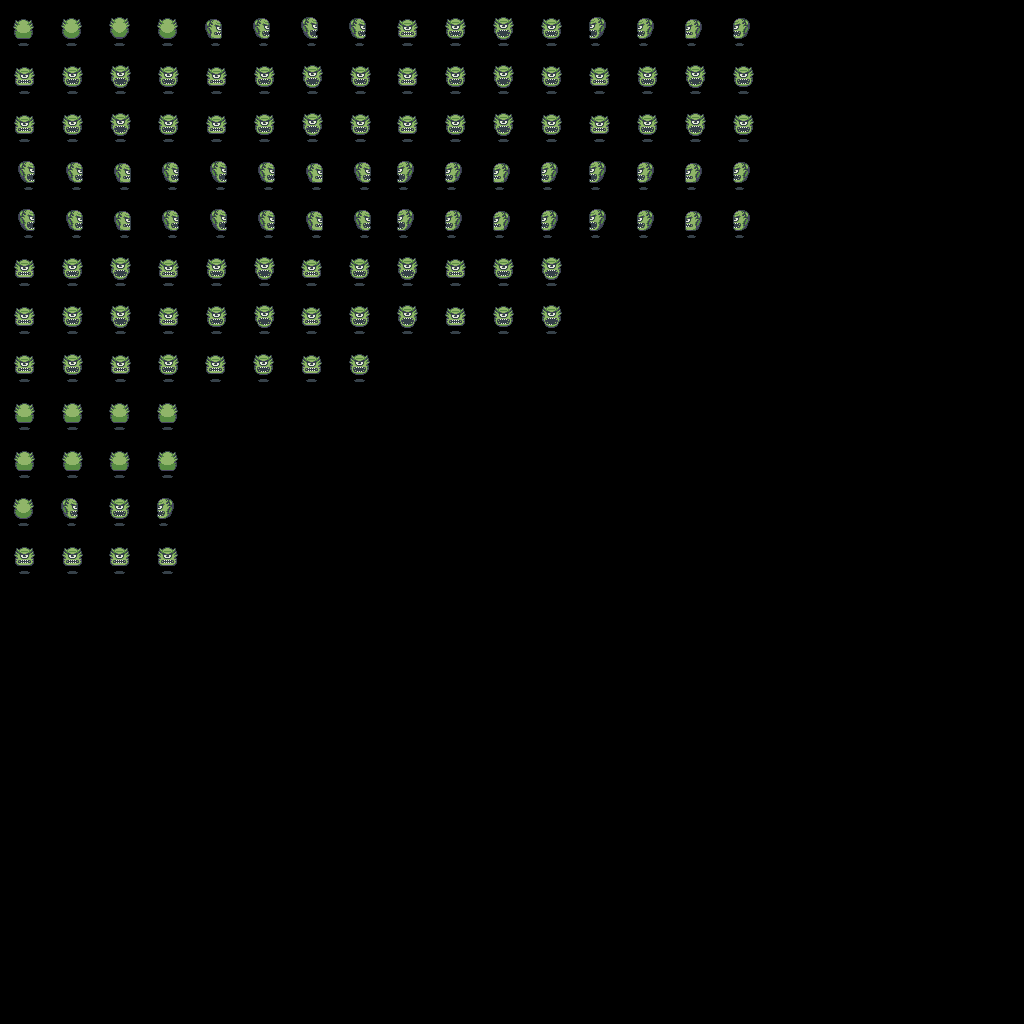
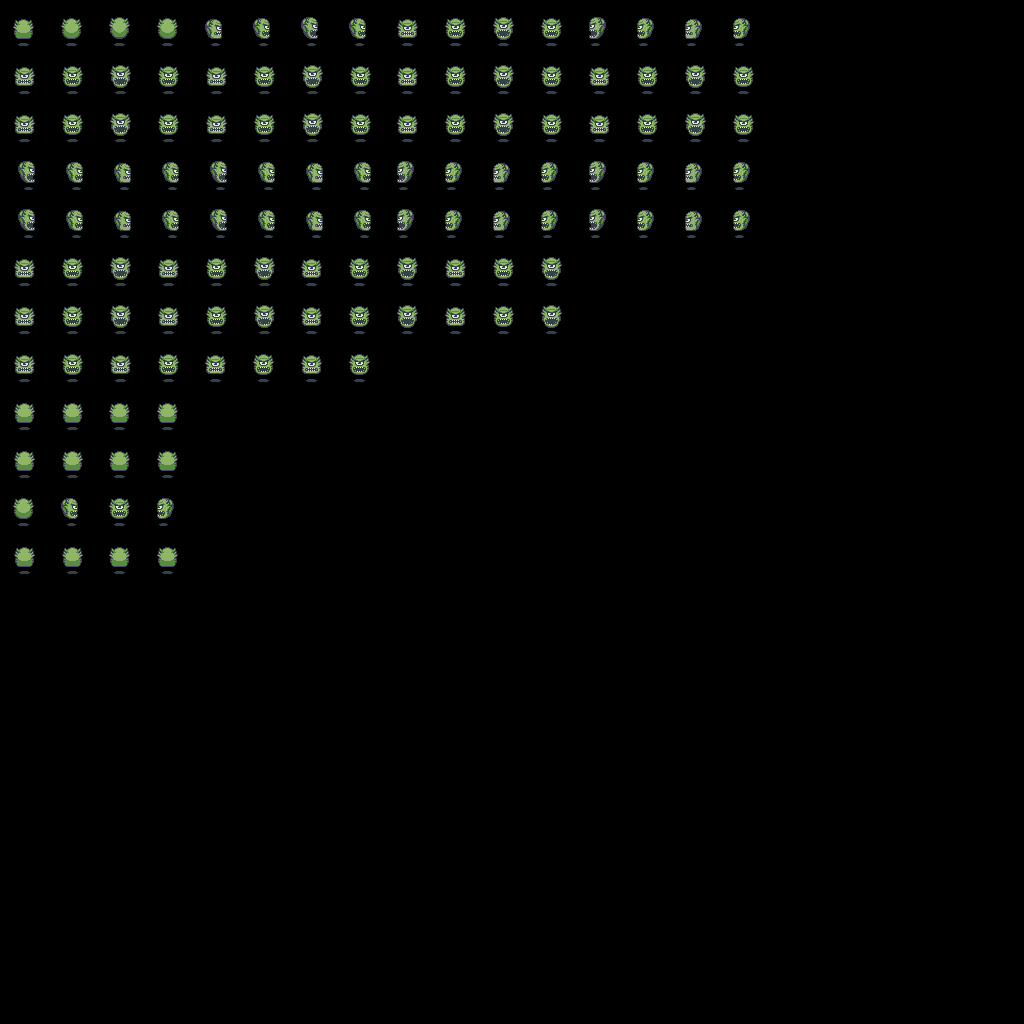
The second w=1024, h=1024 image is a revision of the first. Changes to its layers:
painted on "Character" over [15, 551, 177, 567]
